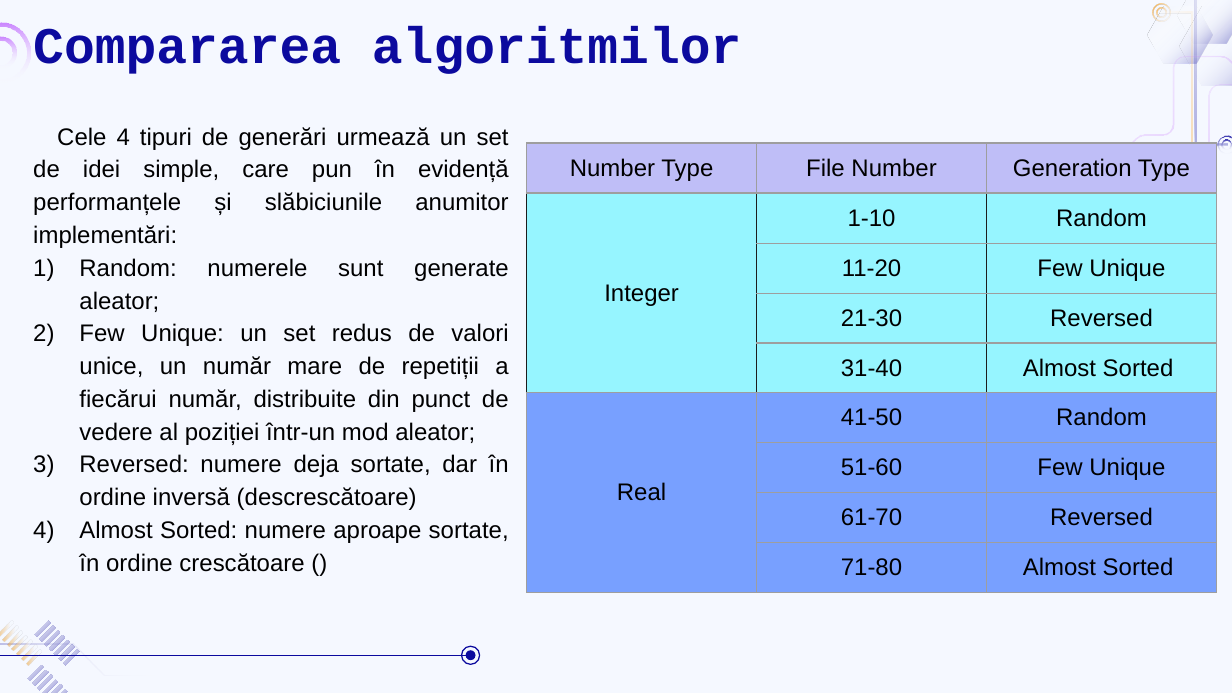
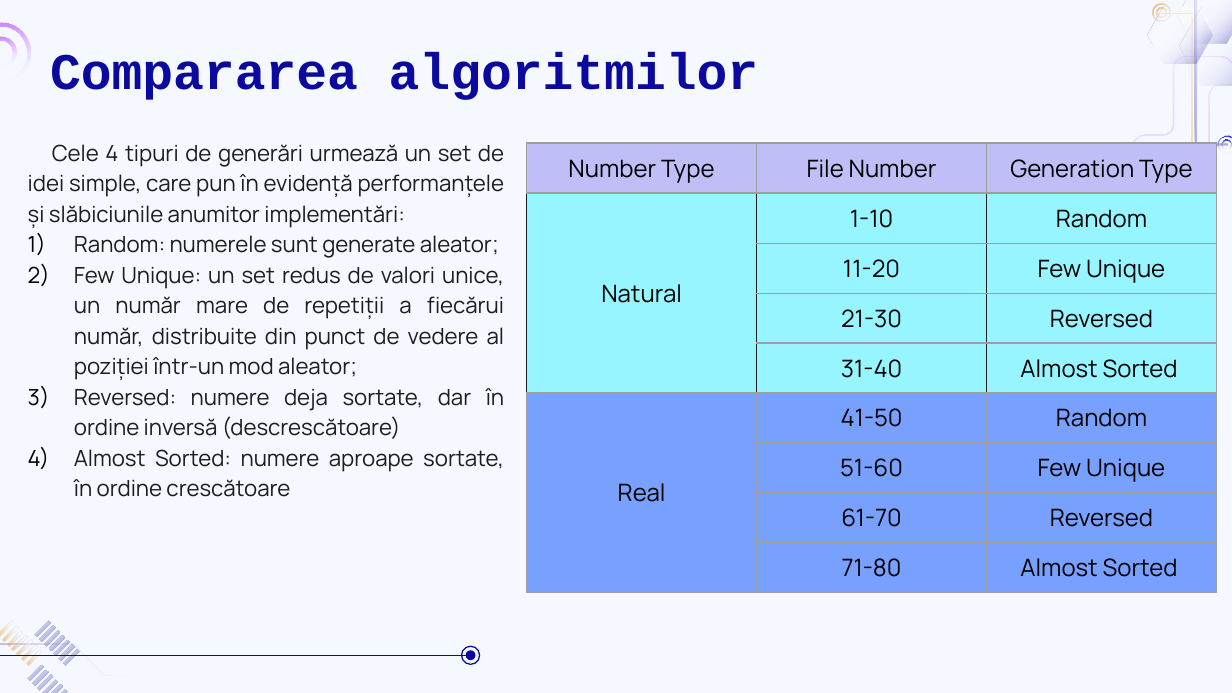
Before and after one commit to biancalautaru/Sorting-Algorithms-Comparison, a slide deck: slide 20 of Algoritmi de sortare.pptx. Drawn at 1232x693 pixels with LibreOffice and Linux fonts; fonts in the diff are those of the drawing; background and template pictures are left out. Boxes give left, top, right and bottom in pixels: in the first picture for what was removed or moved away, otherwise in the second. Text is boxed around its words. In the diff, an @@ line names an element or a change of style, - is before the commit and + after.

```diff
--- a/Algoritmi de sortare.pptx
+++ b/Algoritmi de sortare.pptx
@@ text "Compararea algoritmilor": place and size @@
-text "Compararea algoritmilor" at bbox=[33, 26, 741, 74]
+text "Compararea algoritmilor" at bbox=[50, 51, 758, 100]
@@ text "Cele 4 tipuri de generări ...": place and size @@
-text "Cele 4 tipuri de generări ..." at bbox=[33, 127, 509, 572]
+text "Cele 4 tipuri de generări ..." at bbox=[28, 144, 505, 497]
@@ text at bbox=[28, 144, 505, 439]: size 14 to 13 pt, font Arial to Manrope, text colour #000000 to #1D1D1D in "Cele 4 tipuri de generări urmează un ...", "Random: numerele sunt generate aleator;", "Few Unique: un set redus de valori ...", "Reversed: numere deja sortate, dar în ordine ..." @@
@@ table at bbox=[526, 143, 1217, 193] @@
@@ font Arial to Manrope @@
@@ table at bbox=[526, 193, 1217, 393] @@
-row 1, column 1: Integer
+row 1, column 1: Natural
@@ font Arial to Manrope in "1-10", "Random", "11-20", "Few Unique" and 4 more places @@
@@ table at bbox=[526, 393, 1217, 593] @@
@@ font Arial to Manrope @@
@@ text at bbox=[74, 449, 504, 497]: text changed; size 14 to 13 pt; font Arial to Manrope; text colour #000000 to #1D1D1D @@
-4) Almost Sorted: numere aproape sortate, în ordine crescătoare ()
+4) Almost Sorted: numere aproape sortate, în ordine crescătoare
```
Also in this commit, not shown: 10 other slides changed, 1 slide removed, 1 other file.
